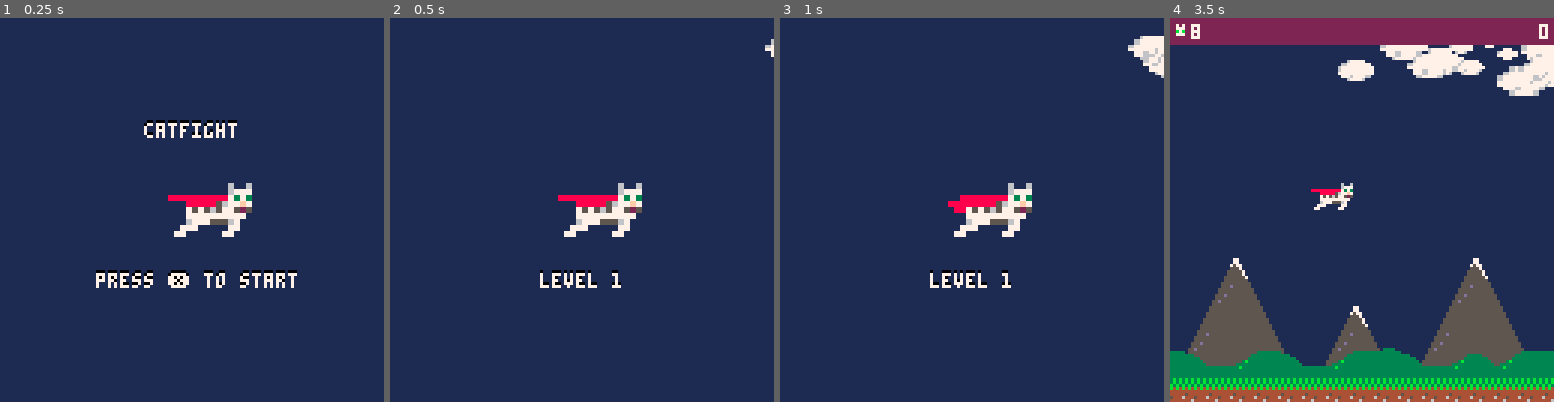
Above: before the commit, frames 1-4 (left to right).
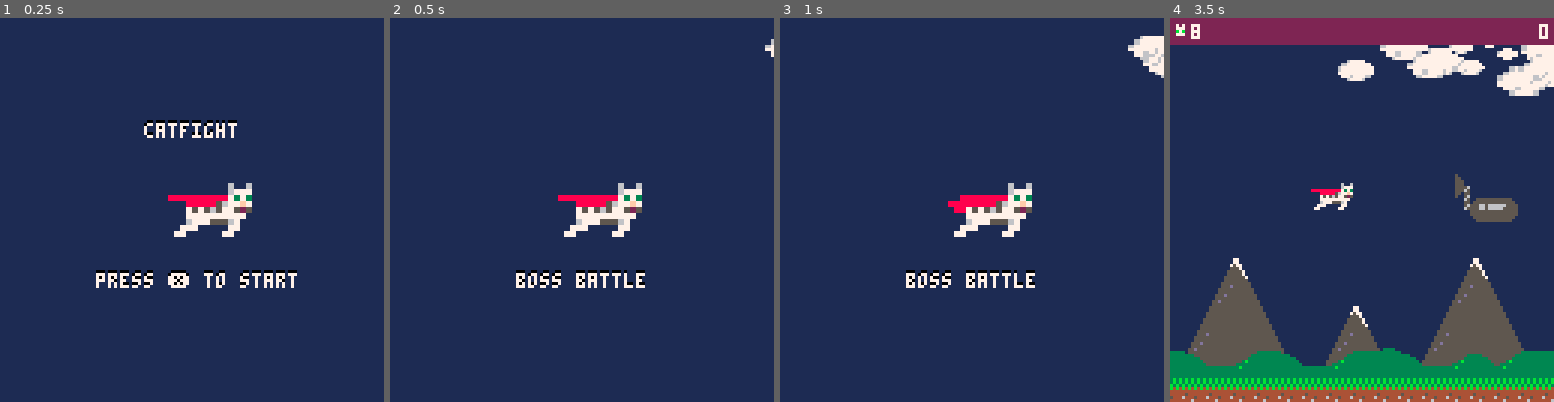
Above: after the commit, the same moments.

Repository: zothynine/picoheads
Game: PICO-8 cartridge catfight.p8
Two runs of this game, one before a commit and one after it. Both use one fixed random seed, a clock stepped at 60 frames per second and the inputs below.
Inputs:
- Up to frame 1 (0.25 s): no input
- Up to frame 2 (0.5 s): tap X (X key) at 0.33 s
- Up to frame 3 (1 s): tap O (Z key) at 0.7 s
- Up to frame 4 (3.5 s): tap X (X key) at 1.07, 1.85, 2.97 s; hold Right 1.6-2.1 s; tap O (Z key) every 0.4 s from 1.7 to 3.3 s; hold Up 2.15-2.42 s; hold Right 2.47-3.03 s; hold Left from 3.08 s (still down)

Frame 1 is identical in both runs. In frame 2, 0.7% of the frame differs, in the area x 32-67%, y 65-71%; in frame 3, 0.7%; in frame 4, 0.9%, in the area x 74-91%, y 40-54%.

Commit message:
episode 30

Diff:
--- a/catfight.p8
+++ b/catfight.p8
@@ -85,128 +85,31 @@
   }
 
   levels={
-    {
-      {tim="0:3:0",
-        swarm=swarms.stack,
-        e_type=enemy_types.rat,
-        path="linear",
-        x=127,
-        y=24,
-        count=5,
-        dirty=false,
-        health=2,
-        enemies={},
-        stop=30},
-      {tim="0:6:0",
-        swarm=swarms.line,
-        e_type=enemy_types.cannon,
-        path="floor",
-        x=127,
-        y=120-enemy_types.cannon.s[4],
-        count=1,
-        dirty=false,
-        enemies={}},
-      -- {tim="0:9:0",
-      --   swarm=swarms.line4,
-      --   e_type=enemy_types.mouse,
-      --   path="linear",
-      --   x=127,
-      --   y=40,
-      --   count=#swarms.line4,
-      --   dirty=false,
-      --   enemies={}},
-      -- {tim="0:9:0",
-      --   swarm=swarms.line4,
-      --   e_type=enemy_types.mouse,
-      --   path="linear",
-      --   x=127,
-      --   y=80,
-      --   count=#swarms.line4,
-      --   dirty=false,
-      --   enemies={}},
-      -- {tim="0:11:0",
-      --   swarm=swarms.tri_s,
-      --   e_type=enemy_types.mouse,
-      --   path="linear",
-      --   x=127,
-      --   y=60,
-      --   count=#swarms.tri_s,
-      --   dirty=false,
-      --   enemies={}},
-      -- {tim="0:15:0",
-      --   swarm=swarms.circle,
-      --   e_type=enemy_types.rat,
-      --   path="linear",
-      --   x=128,
-      --   y=60,
-      --   count=swarms.circle.n,
-      --   dirty=false,
-      --   enemies={}},
-      -- {tim="0:15:0",
-      --   swarm=swarms.line6,
-      --   e_type=enemy_types.rat,
-      --   path="wave",
-      --   x=128,
-      --   y=30,
-      --   count=#swarms.line6,
-      --   dirty=false,
-      --   enemies={}},
-      -- {tim="0:15:0",
-      --   swarm=swarms.line6,
-      --   e_type=enemy_types.rat,
-      --   path="wave",
-      --   x=128,
-      --   y=90,
-      --   count=#swarms.line6,
-      --   dirty=false,
-      --   enemies={}},
-      -- {tim="0:30:0",
-      --   swarm=swarms.line6,
-      --   e_type=enemy_types.mouse,
-      --   path="slope",
-      --   x=128,
-      --   y=25,
-      --   count=#swarms.line6,
-      --   dirty=false,
-      --   enemies={}},
-      -- {tim="0:36:0",
-      --   swarm=swarms.tri_s,
-      --   e_type=enemy_types.mouse,
-      --   path="circle",
-      --   x=128,
-      --   y=40,
-      --   count=#swarms.tri_s,
-      --   dirty=false,
-      --   enemies={}},
-      -- {tim="0:42:0",
-      --   swarm=swarms.stack3,
-      --   e_type=enemy_types.mouse,
-      --   path="linear",
-      --   x=128,
-      --   y=60,
-      --   count=#swarms.stack3,
-      --   dirty=false,
-      --   enemies={}},
-      -- {tim="0:42:30",
-      --   swarm=swarms.stack5,
-      --   e_type=enemy_types.rat,
-      --   path="linear",
-      --   x=128,
-      --   y=60,
-      --   count=#swarms.stack5,
-      --   dirty=false,
-      --   enemies={}},
-      -- {tim="0:45:0",
-      --   swarm=swarms.circle,
-      --   e_type=enemy_types.rat,
-      --   path="linear",
-      --   x=128,
-      --   y=60,
-      --   count=swarms.circle.n,
-      --   dirty=false,
-      --   enemies={}}
-    }
+    -- {
+    --   {tim="0:3:0",
+    --     swarm=swarms.stack,
+    --     e_type=enemy_types.rat,
+    --     path="linear",
+    --     x=127,
+    --     y=24,
+    --     count=5,
+    --     dirty=false,
+    --     health=2,
+    --     enemies={},
+    --     stop=30},
+    --   {tim="0:6:0",
+    --     swarm=swarms.line,
+    --     e_type=enemy_types.cannon,
+    --     path="floor",
+    --     x=127,
+    --     y=120-enemy_types.cannon.s[4],
+    --     count=1,
+    --     dirty=false,
+    --     enemies={}},
+    -- }
   }
+
+  cur_lvl=1
 
   enemy_waves={}
 
@@ -260,12 +163,23 @@
     f=0,
     str="0:0:0"
   }
-  enemy_waves=shallowcopy(levels[1])
+  if cur_lvl>#levels then
+    _update60=update_bosslvl
+    _draw=draw_bosslvl
+  else
+    enemy_waves=shallowcopy(levels[cur_lvl])
+  end
+  tim.lvlstart=lvltim
+  reset_state()
+end
+
+function reset_state()
+  powerups={}
   shots={}
+  ascii.shots={}
   ascii.x=56
   ascii.y=55
   ascii.collided=false
-  tim.lvlstart=lvltim
 end
 
 function _update60()
@@ -307,8 +221,13 @@
   tim.lvlstart -= 1
   if tim.lvlstart < 1 then
     setuplvl()
-    _update60=update_game
-    _draw=draw_game
+    if cur_lvl>#levels then
+      _update60=update_bosslvl
+      _draw=draw_bosslvl
+    else
+      _update60=update_game
+      _draw=draw_game
+    end
   end
 end
 
@@ -317,8 +236,12 @@
   rectfill(0,0,127,127,1)
   foreach(clouds,draw_cloud)
   draw_ascii(2)
-  print_center("level 1", 84, 0)
-  print_center("level 1", 85, 7)
+  local _txt="level "..cur_lvl
+  if cur_lvl>#levels then
+    _txt="boss battle"
+  end
+  print_center(_txt, 84, 0)
+  print_center(_txt, 85, 7)
 end
 -->8
 --game
@@ -794,10 +717,26 @@
   update_enemies()
   update_pwrups()
 
-  if #enemy_waves==0 then
+  if #enemy_waves==0 and cur_lvl<=#levels then
     _update60=update_lvlend
     _draw=draw_lvlend
   end
+
+  update_ascii(get_powerup("shield"))
+
+  if btnp(5) then
+    shoot()
+  end
+
+  update_shots()
+end
+
+function update_bosslvl()
+  update_game_timer()
+  update_clouds()
+  update_map()
+  update_cape()
+  update_pwrups()
 
   update_ascii(get_powerup("shield"))
 
@@ -934,6 +873,26 @@
   draw_infobar()
   foreach(powerups, draw_pwrups)
 end
+
+function draw_boss()
+  sspr(112,32,16,8,100,60)
+  sspr(122,40,2,8,98,56)
+  sspr(125,40,3,8,95,52)
+end
+
+function draw_bosslvl()
+  cls()
+  rectfill(0,0,127,127,1)
+  draw_map()
+  foreach(clouds,draw_cloud)
+  draw_ascii()
+  draw_shots()
+  draw_boss()
+
+  draw_infobar()
+  foreach(powerups, draw_pwrups)
+end
+
 -->8
 --game over
 function update_lvlend()
@@ -943,6 +902,7 @@
 
   -- button c
   if btn(4) then
+    cur_lvl+=1
     _update60=update_lvlstart
     _draw=draw_lvlstart
   end
@@ -956,9 +916,9 @@
   draw_infobar()
   draw_ascii()
   -- shadow; todo: move to function
-  print_center("level 1 finished", 49, 0)
+  print_center("level "..cur_lvl.." finished", 49, 0)
   -- text
-  print_center("level 1 finished", 50, 7)
+  print_center("level "..cur_lvl.." finished", 50, 7)
   -- shadow
   print_center("press c to continue", 59, 0)
   -- text
@@ -1033,22 +993,22 @@
 00000000000000000000000000000000000000000000000000000000000000000000000000000000000000000000000000000000000000000000000000000000
 00000000000000000000000000000000000000000000000000000000000000000000000000000000000000000000000000000000000000000000000000000000
 00000000000000000000000000000000000000000000000000000000000000000000000000000000000000000000000000000000000000000000000000000000
-b3b3b3b3000555555555500055555555000000055000000000000007700000000000000000000000000000000000000000000000000000000000000000000000
-b3b3b3b3000555d55555500055555555000000055000000000000007700000000000000000000000000000000000000000000000000000000000000000000000
-3b3b3b3b005555555555550055555555000000555500000000000075770000000000000000000000000000000000000000000000000000000000000000000000
-4b4b4b4b005555555555550055555555000000555500000000000055570000000000000000000000000000000000000000000000000000000000000000000000
-444444440555d5555555555055555555000005555550000000000555557000000000000000000000000000000000000000000000000000000000000000000000
-44544444055555555555555055555555000005555550000000000555557000000000000000000000000000000000000000000000000000000000000000000000
-4644454455d555555555555555555555000055555555000000005555555700000000000000000000000000000000000000000000000000000000000000000000
-44446444555555555555555555555555000055555555000000005555555500000000000000000000000000000000000000000000000000000000000000000000
-00000000000000000000000000333300000000000000000033333333000000000000000000000000000000000000000000000000000000000000000000000000
-00000000000000000000000033333333333333330000000033333333000000000000000000000000000000000000000000000000000000000000000000000000
-00000000000000333330000033333333333333330000000033333333000000000000000000000000000000000000000000000000000000000000000000000000
-00000000000003333333300033333333333333330000000033333333000000000000000000000000000000000000000000000000000000000000000000000000
-000000000003b3333333330033333333333333330000000033333333000000000000000000000000000000000000000000000000000000000000000000000000
-00000000033333333333333033333333333333330000000033333333000000000000000000000000000000000000000000000000000000000000000000000000
-0000000033b333333333333333333333333333333333333333333333000000000000000000000000000000000000000000000000000000000000000000000000
-00000000333333333333333333333333333333333333333333333333000000000000000000000000000000000000000000000000000000000000000000000000
+b3b3b3b3000555555555500055555555000000055000000000000007700000000000000000000000000000000000000000000000000000000055555555555500
+b3b3b3b3000555d55555500055555555000000055000000000000007700000000000000000000000000000000000000000000000000000000555555555555550
+3b3b3b3b005555555555550055555555000000555500000000000075770000000000000000000000000000000000000000000000000000005556656666665555
+4b4b4b4b005555555555550055555555000000555500000000000055570000000000000000000000000000000000000000000000000000005556656666655555
+444444440555d5555555555055555555000005555550000000000555557000000000000000000000000000000000000000000000000000005555555555555555
+44544444055555555555555055555555000005555550000000000555557000000000000000000000000000000000000000000000000000005555555555555555
+4644454455d555555555555555555555000055555555000000005555555700000000000000000000000000000000000000000000000000000555555555555550
+44446444555555555555555555555555000055555555000000005555555500000000000000000000000000000000000000000000000000000055555555555500
+00000000000000000000000000333300000000000000000033333333000000000000000000000000000000000000000000000000000000000000000000560500
+00000000000000000000000033333333333333330000000033333333000000000000000000000000000000000000000000000000000000000000000000650550
+00000000000000333330000033333333333333330000000033333333000000000000000000000000000000000000000000000000000000000000000000550555
+00000000000003333333300033333333333333330000000033333333000000000000000000000000000000000000000000000000000000000000000000560555
+000000000003b3333333330033333333333333330000000033333333000000000000000000000000000000000000000000000000000000000000000000650555
+00000000033333333333333033333333333333330000000033333333000000000000000000000000000000000000000000000000000000000000000000550555
+0000000033b333333333333333333333333333333333333333333333000000000000000000000000000000000000000000000000000000000000000000560550
+00000000333333333333333333333333333333333333333333333333000000000000000000000000000000000000000000000000000000000000000000650500
 __map__
 2121212121212121212121212121212100000000000000000000000000000000000000000000000000000000000000000000000000000000000000000000000000000000000000000000000000000000000000000000000000000000000000000000000000000000000000000000000000000000000000000000000000000000
 0000000000000000000000000000000000000000000000000000000000000000000000000000000000000000000000000000000000000000000000000000000000000000000000000000000000000000000000000000000000000000000000000000000000000000000000000000000000000000000000000000000000000000
